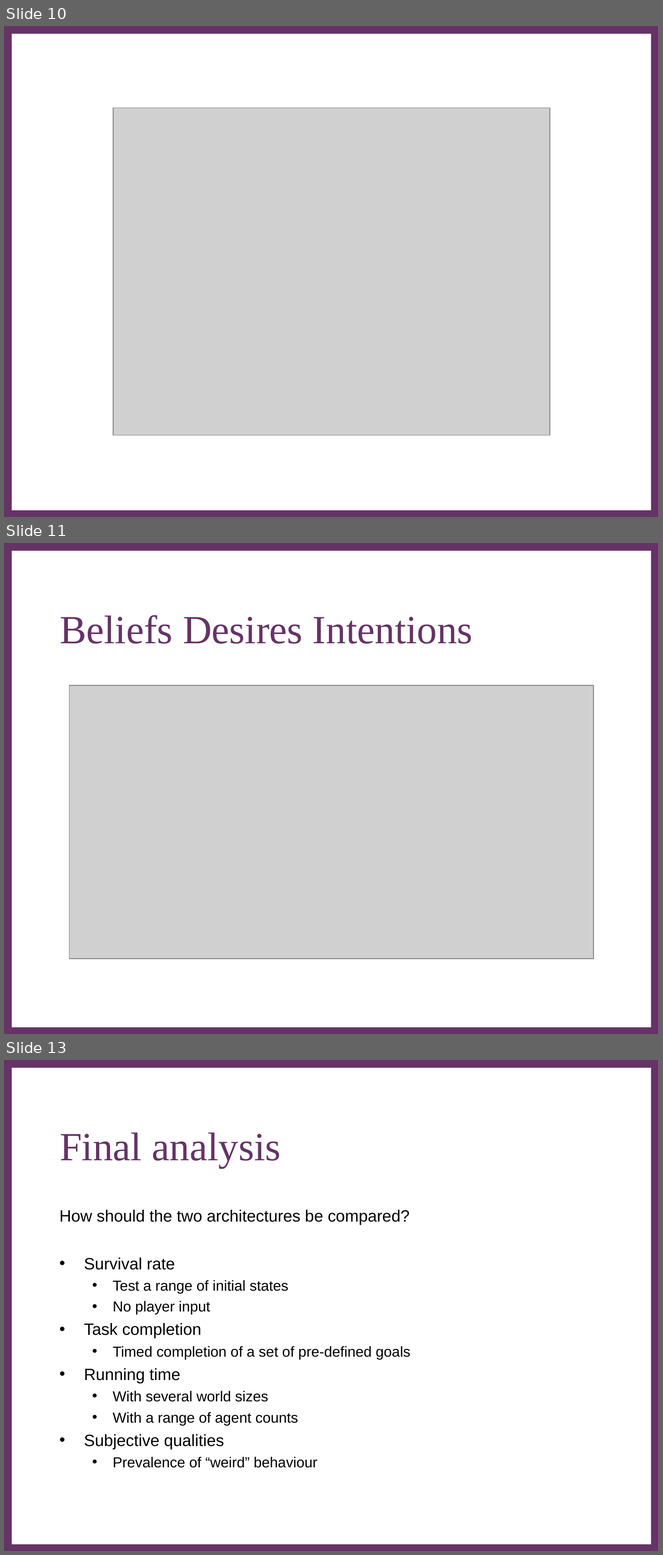
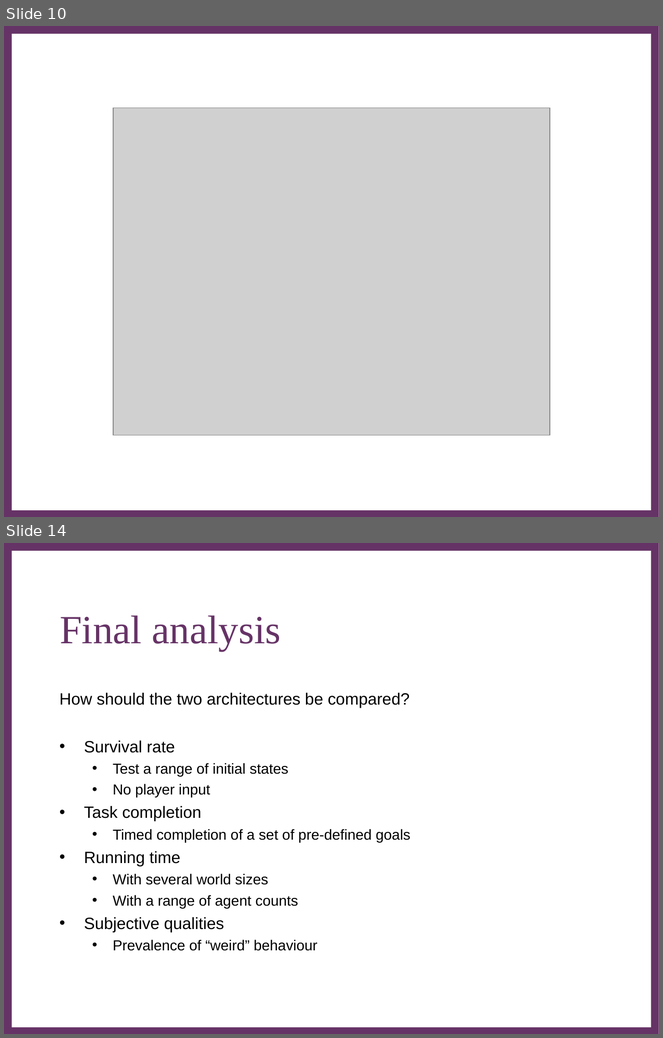
Before and after one commit to Metapyziks/Zombles, a slide deck: Documents/Presentation/zombles.ppt. Shown one above the other, each under a label of ours: slides 10, 11 and 13 before the commit, slides 10 and 14 after it; the slides between them are not shown. The pictures are 663x1555 and 663x1038 pixels, drawn with LibreOffice and Linux fonts; fonts in the diff are those of the drawing; grey boxes stand for pictures; background and template pictures are left out. Boxes give left, top, right and bottom in pixels: in the first picture for what was removed or moved away, otherwise in the second. Text is boxed around its words. In the diff, an @@ line names an element or a change of style, - is before the commit and + after.

```diff
--- a/Documents/Presentation/zombles.ppt
+++ b/Documents/Presentation/zombles.ppt
@@ slide 11 removed at (x1=4, y1=543, x2=659, y2=1034), background #FFFFFF; not listed: 2 template elements that a slide beside it also shows @@
@@ title removed at (x1=60, y1=615, x2=473, y2=644) @@
-Beliefs Desires Intentions
@@ picture removed at (x1=70, y1=686, x2=594, y2=959) @@
@@ what was slide 13 is now slide 14 @@
```
Also in this commit, not shown: 3 slides added, 1 other slide removed.
